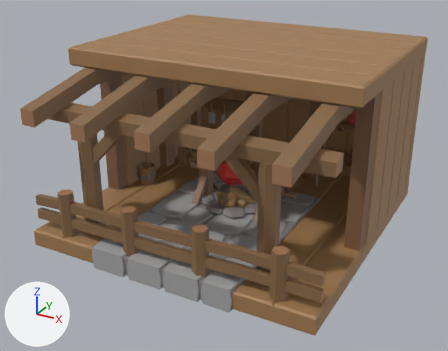
What one commit did to the FBX model Assets/3DModels/Buildings/Crafting/Kitchen/Lvl_01/Kitchen_Lvl_01_Straight.fbx.
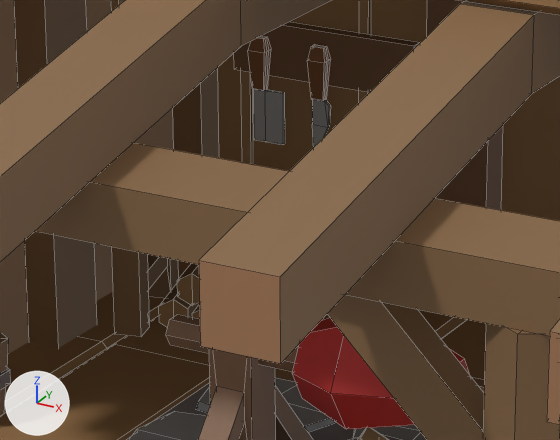
There are two pictures of each version: one whole from a 50 mm lens placed at (7.48, -14.35, 8.47), pointed at (-0.03, -0.69, 1.64), one close up on the part from 34% to 61% of the width and 26% to 53% of the height. Every picture has the same lights, and +X, +Y and +Z are marked at lower left. The first two pictures are the older version. The close-ups show mesh edges as thin lines. Where no turn or scale is listed for an object, it has been applied to the vertices. Vertices at exactly the same position are counted once.

Names of what the first close-up shows: 'Kitchen_Lvl_01_Straight'.
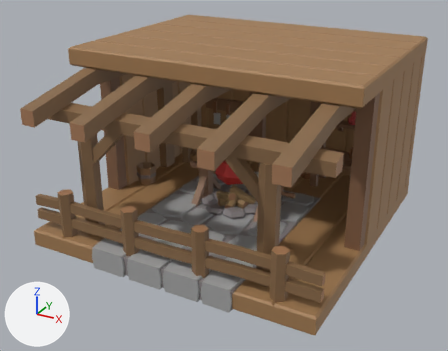
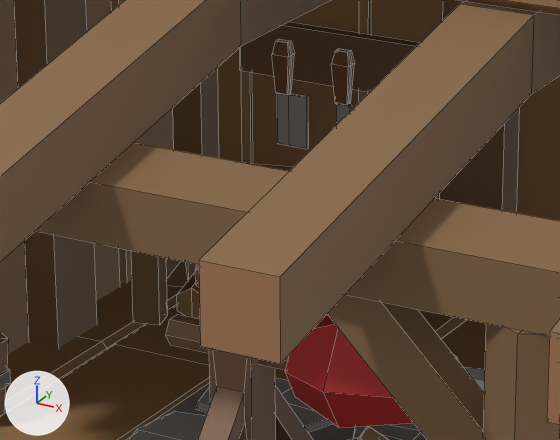
Location of each change, (x1, y1, x2, y2) in pixels of the close-ups (560 x 440 px; the box of a moved part takes in the faces that stretch with it):
```json
{"part": 1, "of": "me_cube_002", "change": "moved or reshaped", "before": [427, 0, 503, 210], "after": [440, 0, 520, 213]}
{"part": 2, "of": "me_cube_002", "change": "moved or reshaped", "before": [192, 304, 200, 319], "on screen": "not visible afterwards"}
{"part": 3, "of": "me_cube_002", "change": "moved or reshaped", "before": [159, 284, 200, 328], "after": [177, 271, 200, 318]}
{"part": 4, "of": "me_cube_002", "change": "moved or reshaped", "before": [177, 263, 200, 306], "after": [196, 265, 199, 287], "on screen": "mostly hidden afterwards"}
{"part": 5, "of": "me_cube_002", "change": "moved or reshaped", "before": [112, 247, 179, 337], "after": [131, 251, 196, 325]}
{"part": 6, "of": "me_cube_002", "change": "moved or reshaped", "after": [248, 163, 440, 199], "on screen": "not visible before"}
{"part": 7, "of": "me_cube_002", "change": "moved or reshaped", "before": [234, 22, 420, 92], "after": [240, 22, 421, 92]}
{"part": 8, "of": "me_cube_002", "change": "moved or reshaped", "before": [248, 36, 285, 145], "after": [272, 39, 308, 149]}
{"part": 9, "of": "me_cube_002", "change": "moved or reshaped", "before": [307, 44, 331, 147], "after": [331, 48, 355, 125]}
{"part": 10, "of": "me_cube_002", "change": "rebuilt", "before": [292, 318, 470, 429], "after": [285, 315, 485, 428]}
```

The change, as JSON lines over the scene's bpy script:
```json
{"op": "add", "block": "mat_palette_001", "code": ["mat_palette_001 = principled_material('Palette.001')", "mat_palette_001.texture = img_palettetexture_png", "mat_palette_001.roughness = 0.6"]}
{"block": "me_cube_002", "where": "# used by ob_kitchen_lvl_01_straight; location = (0.0, 0.0, 0.0)"}
{"op": "remove", "block": "me_cube_002", "code": "me_cube_002.from_pydata(...)  # 1934 vertices, 1520 faces; spans x -4.0..4.0, y -4.5..4.0, z -0.05..5.0"}
{"op": "add", "block": "me_cube_002", "code": "me_cube_002.from_pydata(...)  # 1946 vertices, 1532 faces; spans x -4.0..4.0, y -4.5..4.0, z -0.05..5.0"}
{"block": "me_cube_002", "change": "me_cube_002 part 1: the loose piece of 8 vertices spanning x -1.38..-0.88, y 3.25..3.5, z 0.45..4.55 is moved by (0.13, 0.0, 0.0)"}
{"block": "me_cube_002", "change": "me_cube_002 part 2: the loose piece of 12 vertices spanning x -2.73..-2.31, y 1.88..2.71, z 0.5..0.75 is moved by (0.0, 0.25, 0.0)"}
{"block": "me_cube_002", "change": "me_cube_002 part 3: the loose piece of 12 vertices spanning x -3.01..-2.59, y 1.88..2.71, z 0.5..0.75 is moved by (0.0, 0.25, 0.0)"}
{"block": "me_cube_002", "change": "me_cube_002 part 4: the loose piece of 12 vertices spanning x -2.9..-2.48, y 1.96..2.79, z 0.69..0.94 is moved by (0.0, 0.25, 0.0)"}
{"block": "me_cube_002", "change": "me_cube_002 part 5: the loose piece of 24 vertices spanning x -3.29..-2.85, y 1.66..2.63, z 0.5..1.3 is moved by (0.0, 0.25, 0.0)"}
{"block": "me_cube_002", "change": "me_cube_002 part 6: the loose piece of 8 vertices spanning x -3.45..-1.23, y 2.27..3.18, z 1.3..1.42 is moved by (0.0, 0.25, 0.0)"}
{"block": "me_cube_002", "change": "me_cube_002 part 7: the loose piece of 8 vertices spanning x -3.05..-1.55, y 3.4..3.5, z 2.0..2.4 is moved by (0.05, 0.0, 0.0)"}
{"block": "me_cube_002", "change": "me_cube_002 part 8: the loose piece of 32 vertices spanning x -2.87..-2.6, y 3.3..3.4, z 1.5..2.3 is moved by (0.2, 0.0, 0.0)"}
{"block": "me_cube_002", "change": "me_cube_002 part 9: the loose piece of 34 vertices spanning x -2.37..-2.21, y 3.3..3.4, z 1.5..2.3 is moved by (0.2, 0.0, 0.0)"}
{"block": "me_cube_002", "change": "me_cube_002 part 10: the loose piece of 18 vertices spanning x -0.5..0.5, y -0.4..0.4, z 1.13..1.82 is rebuilt with 30 vertices and now spans x -0.55..0.75, y -0.4..0.4, z 1.13..1.82, in mat_palette_001 (picture img_palettetexture_png)"}
{"block": "me_cube_002", "change": "other edits to the shape of me_cube_002 do not show in these pictures"}
{"op": "add", "block": "me_cube_002", "code": "me_cube_002.materials.append(mat_palette_001)  # picture img_palettetexture_png"}
```
